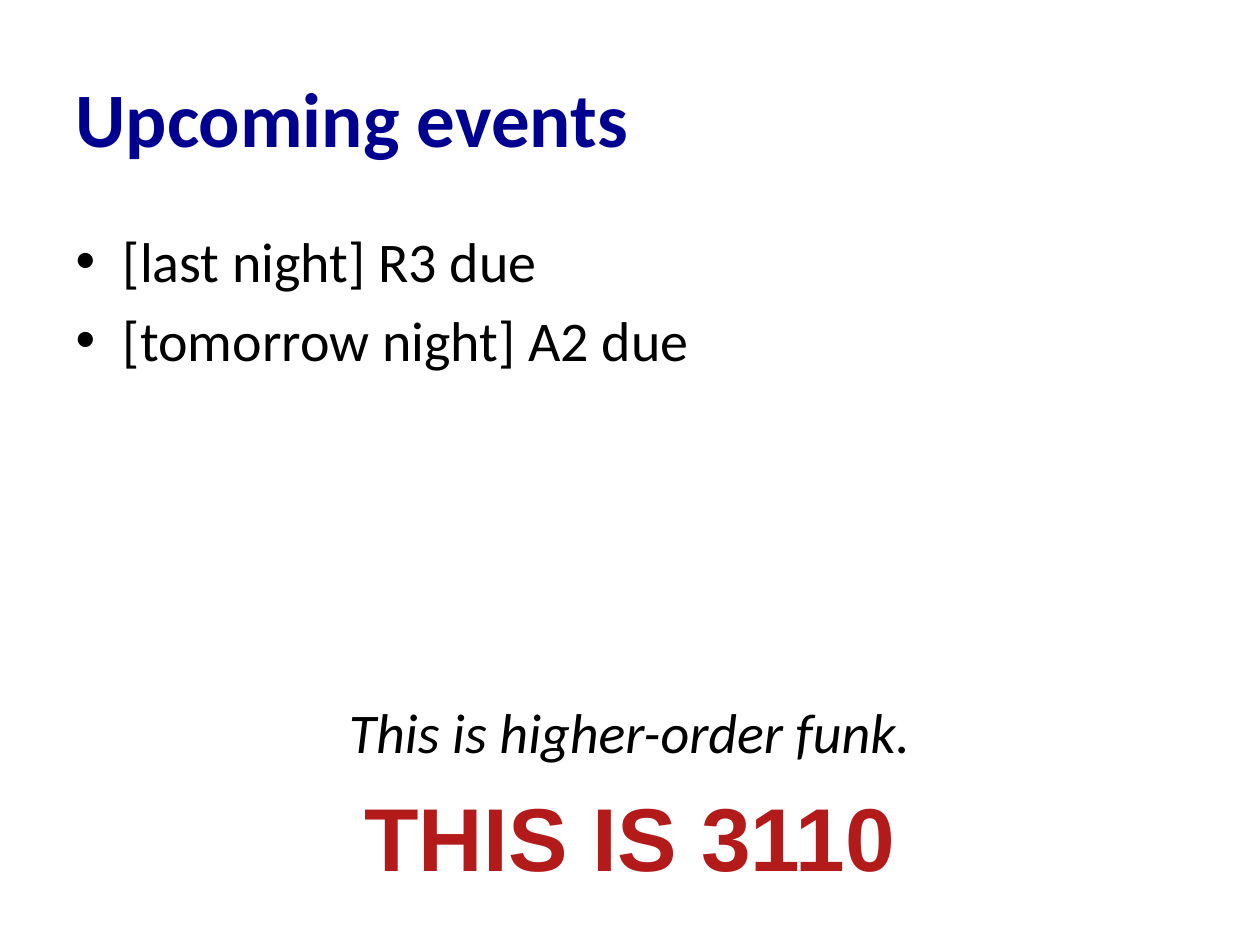
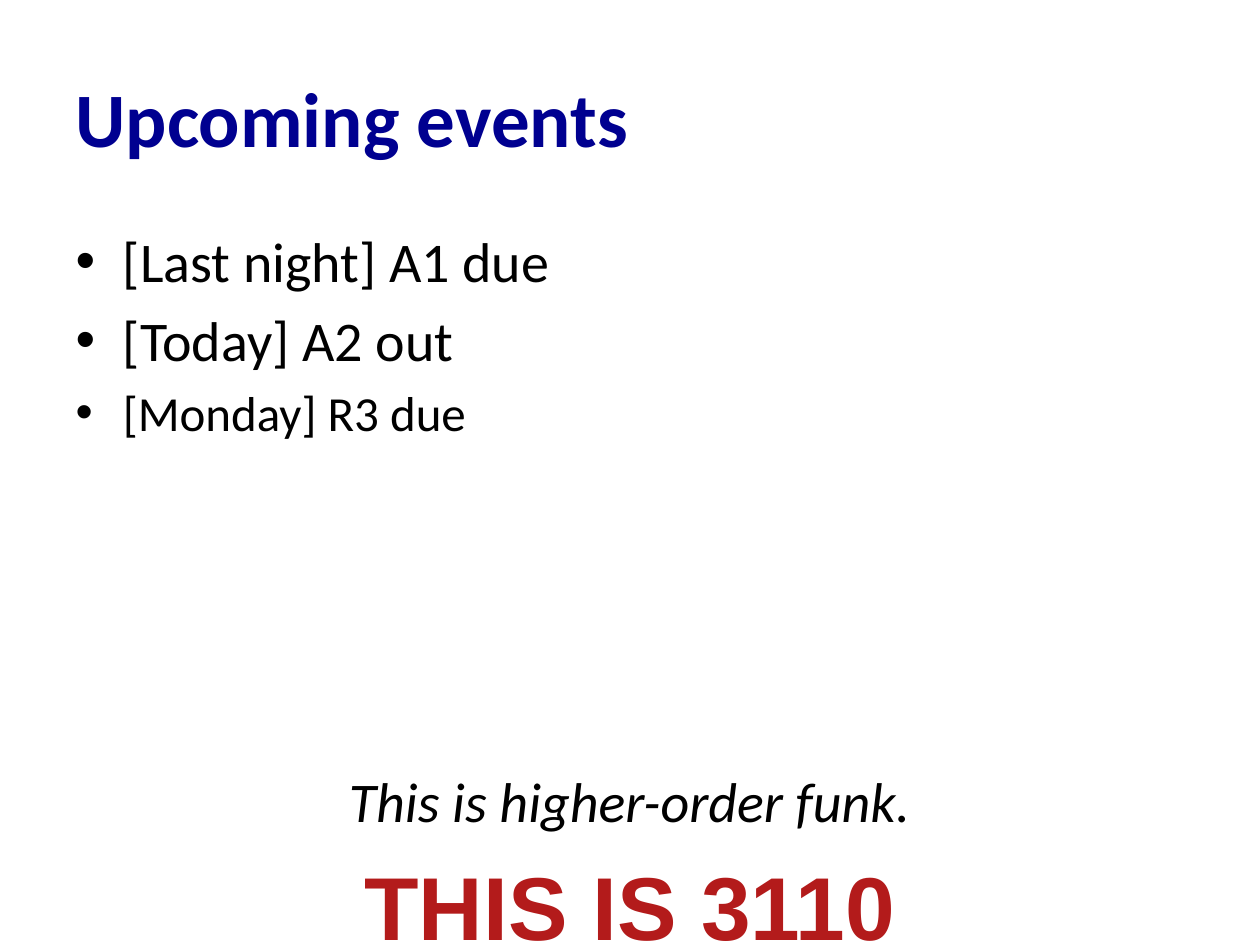
Before and after one commit to HuyNguyen97/materials-2020sp, a slide deck: slide 13 of 08-functors/lec.pptx. Drawn at 1260x945 pixels with LibreOffice and Linux fonts; fonts in the diff are those of the drawing. Boxes give left, top, right and bottom in pixels: in the first picture for what was removed or moved away, otherwise in the second. Text is boxed around its words. In the diff, an @@ line names an element or a change of style, - is before the commit and + after.

```diff
--- a/08-functors/lec.pptx
+++ b/08-functors/lec.pptx
@@ text at [123, 241, 549, 439]: text changed @@
-  • [last night] R3 due
-  • [tomorrow night] A2 due
+  • [Last night] A1 due
+  • [Today] A2 out
+  • [Monday] R3 due
```
Also in this commit, not shown: 1 other file.
